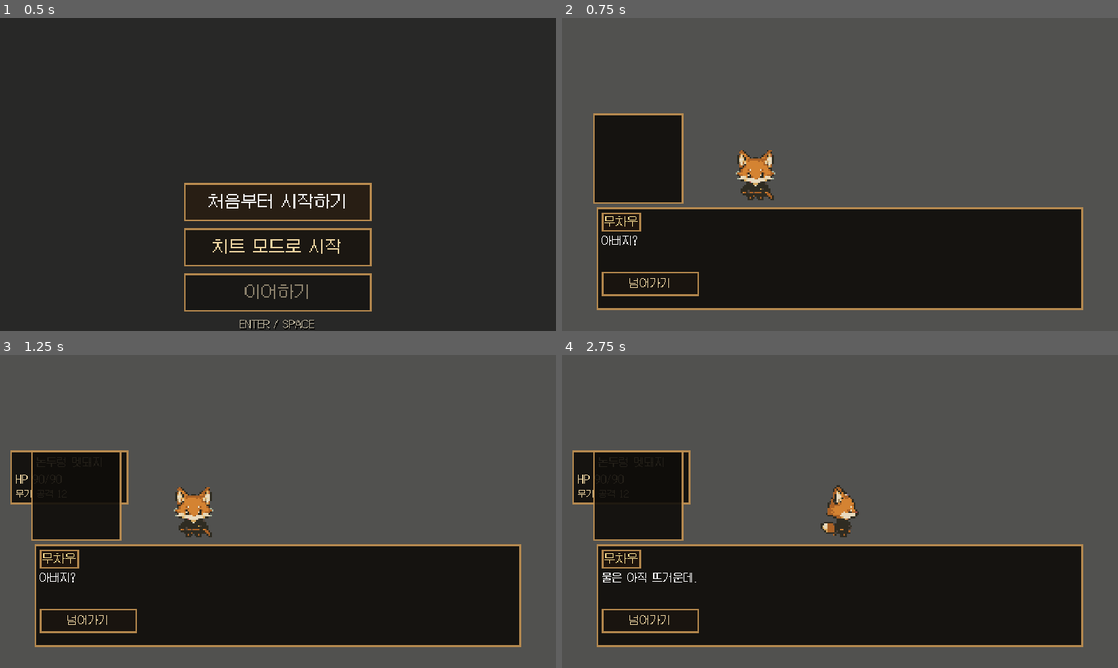
Above: before the commit, frames 1-4 (two rows, left to right).
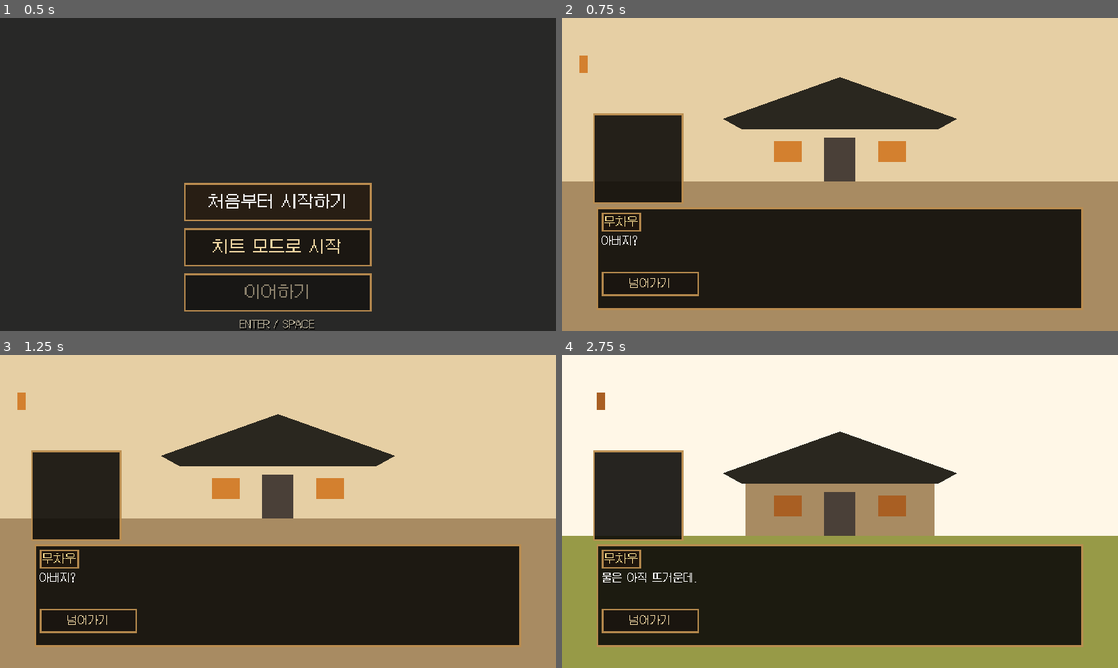
Above: after the commit, the same moments.

Repository: FLYLIKEB/samurai-tea-fox
Game: Godot game, scene res://scenes/ui/start_screen.tscn
The game is run twice, just before and just after one commit, with the same random seed, the same clock (stepped at 60 frames per second) and the same inputs.
Inputs (mouse positions are in pixels of both pictures, inside the frame that each line leads up to):
- Up to frame 1 (0.5 s): no input
- Up to frame 2 (0.75 s): click "처음부터 시작하기" at 0.5 s
- Up to frame 3 (1.25 s): no input
- Up to frame 4 (2.75 s): click "넘어가기" at 1.25 s; tap Enter (ui_accept) at 2, 2.27 s; move the mouse to (962, 495) at 2.02 s; hold D (move_right) from 2.03 s (still down); tap E (attack) at 2.1 s; click (962, 495) at 2.17 s

Frame 1 is identical in both runs. In frame 2, 66% of the frame differs, in the area x 0-100%, y 0-100%; in frame 3, 66%; in frame 4, 66%.

Commit message:
fix: size prologue backdrops in gameplay

Diff:
--- a/src/ui/narrative_dialogue_presenter.gd
+++ b/src/ui/narrative_dialogue_presenter.gd
@@ -153,6 +153,11 @@
 	offset_top = 0
 	offset_right = 0
 	offset_bottom = 0
+	placeholder_backdrop.set_anchors_preset(Control.PRESET_FULL_RECT)
+	placeholder_backdrop.offset_left = 0
+	placeholder_backdrop.offset_top = 0
+	placeholder_backdrop.offset_right = 0
+	placeholder_backdrop.offset_bottom = 0
 	background.set_anchors_preset(Control.PRESET_FULL_RECT)
 	background.offset_left = 0
 	background.offset_top = 0
--- a/tests/integration/test_start_screen_runner.gd
+++ b/tests/integration/test_start_screen_runner.gd
@@ -105,6 +105,7 @@
 		["story_pro_08", "dlg_pro_008", "complete_dlg_pro_008", ""],
 	]
 	for step in steps:
+		_assert_prologue_backdrop(gameplay_scene, step[0], step[1])
 		if not gameplay_scene.submit_action_command(GameCommand.new(GameCommand.Type.NARRATIVE_SELECT_OPTION, Vector2i.ZERO, -1, {
 			"event_id": step[0],
 			"node_id": step[1],
@@ -117,6 +118,17 @@
 			return
 	if gameplay_scene.game_hud.narrative_dialogue_visible():
 		failures.append("new start closes the dialogue only after PRO-08")
+
+func _assert_prologue_backdrop(gameplay_scene, event_id: String, node_id: String) -> void:
+	var presenter := gameplay_scene.game_hud.get_node_or_null("Root/NarrativeOverlay") as Control
+	var backdrop := gameplay_scene.game_hud.get_node_or_null("Root/NarrativeOverlay/NarrativePlaceholderBackdrop") as Control
+	if presenter == null or backdrop == null:
+		failures.append("%s/%s mounts the prologue backdrop" % [event_id, node_id])
+		return
+	if not backdrop.visible:
+		failures.append("%s/%s shows the prologue backdrop" % [event_id, node_id])
+	if backdrop.size != presenter.size or backdrop.size.x <= 0.0 or backdrop.size.y <= 0.0:
+		failures.append("%s/%s backdrop covers the full narrative overlay (backdrop=%s presenter=%s)" % [event_id, node_id, backdrop.size, presenter.size])
 
 func _write_existing_completed_run() -> void:
 	var store := SaveStore.new()
--- a/tests/unit/test_narrative_placeholder_backdrop.gd
+++ b/tests/unit/test_narrative_placeholder_backdrop.gd
@@ -23,6 +23,9 @@
 	var backdrop := presenter.get_node_or_null("NarrativePlaceholderBackdrop") as NarrativePlaceholderBackdrop
 	var texture_background := presenter.get_node_or_null("NarrativeBackground") as TextureRect
 	asserts.true_value(backdrop != null, "presenter mounts the prologue placeholder backdrop")
+	presenter.apply_layout(Vector2(640.0, 360.0), Vector4.ZERO)
+	asserts.equal(backdrop.anchor_right, 1.0, "presenter layout anchors the placeholder backdrop to the right edge")
+	asserts.equal(backdrop.anchor_bottom, 1.0, "presenter layout anchors the placeholder backdrop to the bottom edge")
 	var keys := {}
 	var variants := {}
 	for dialogue_key in DIALOGUE_KEYS:
